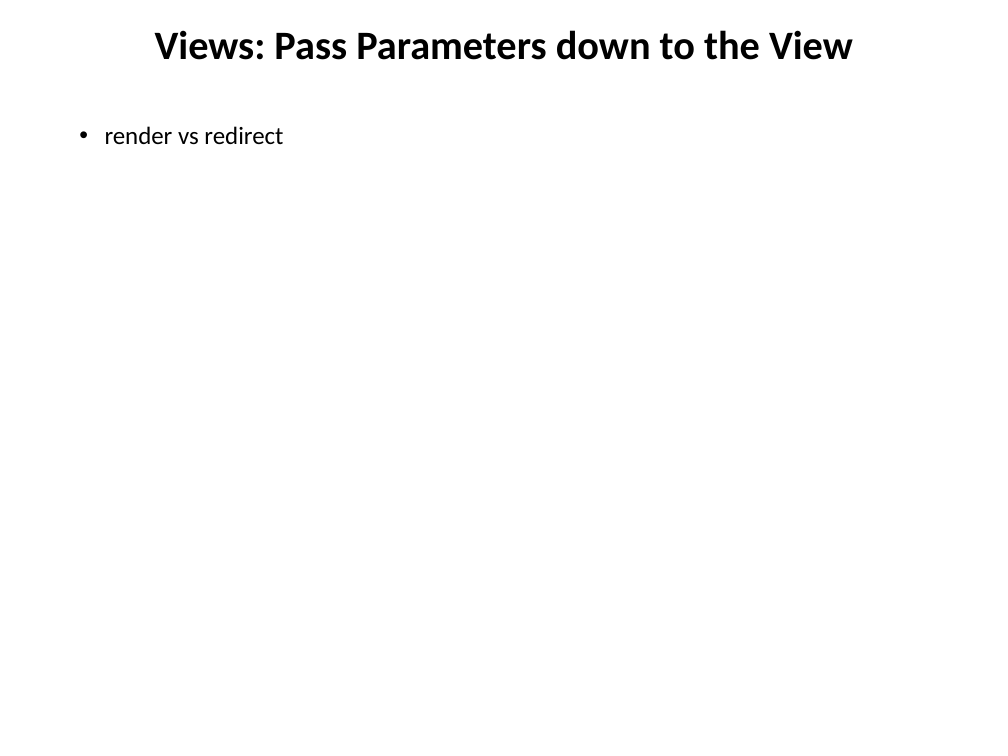
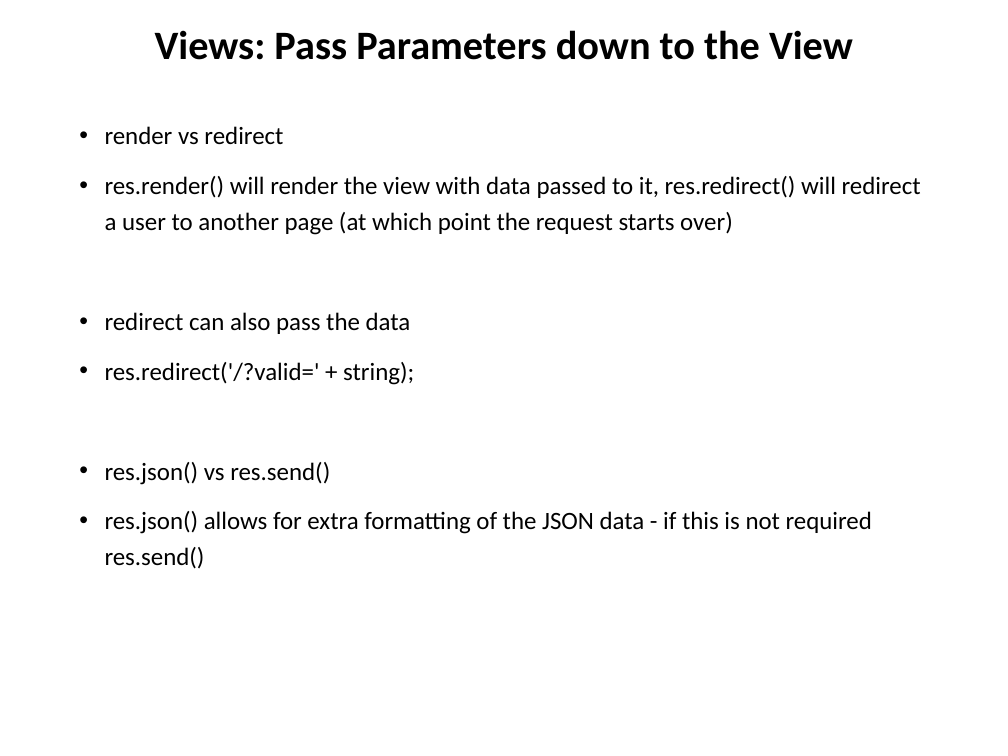
Before and after one commit to chuacw/SGUS-Slides, a slide deck: slide 9 of BCI - Batch2 - Day8 - Node & Express 2.pptx (slide 8 before the commit). Drawn at 1008x756 pixels with LibreOffice and Linux fonts; fonts in the diff are those of the drawing. Boxes give left, top, right and bottom in pixels: in the first picture for what was removed or moved away, otherwise in the second. Text is boxed around its words. In the diff, an @@ line names an element or a change of style, - is before the commit and + after.

```diff
--- a/BCI - Batch2 - Day8 - Node & Express 2.pptx
+++ b/BCI - Batch2 - Day8 - Node & Express 2.pptx
@@ text at <box>105,176,921,569</box>: paragraphs added @@
+• res.render() will render the view with data passed to it, res.redirect() will redirect a user to another page (at which point the request starts over)
+• redirect can also pass the data
+• res.redirect('/?valid=' + string);
+• res.json() vs res.send()
+• res.json() allows for extra formatting of the JSON data - if this is not required res.send()
```
Also in this commit, not shown: 6 other slides changed, 2 slides added, 4 slides removed, 1 other file.
